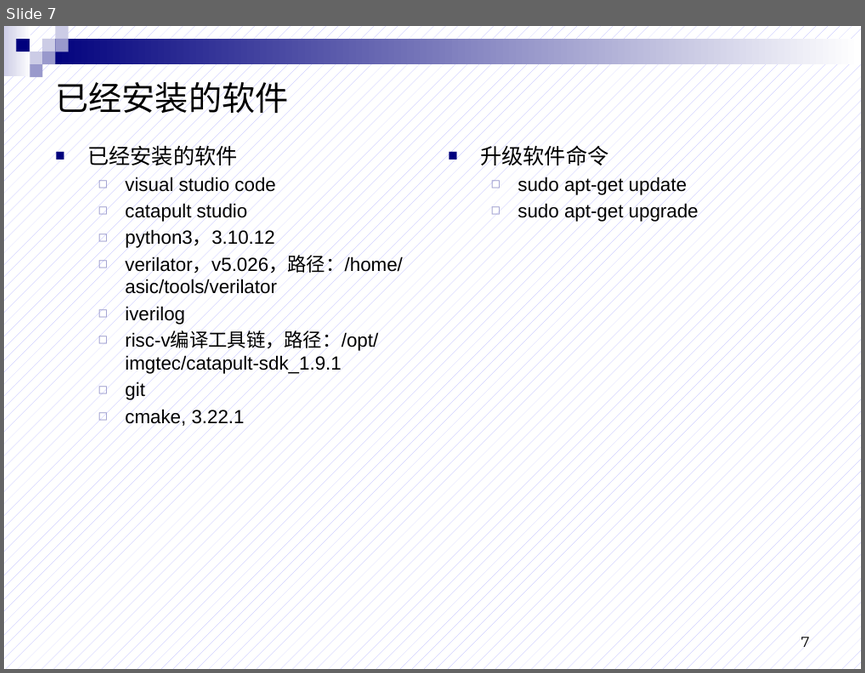
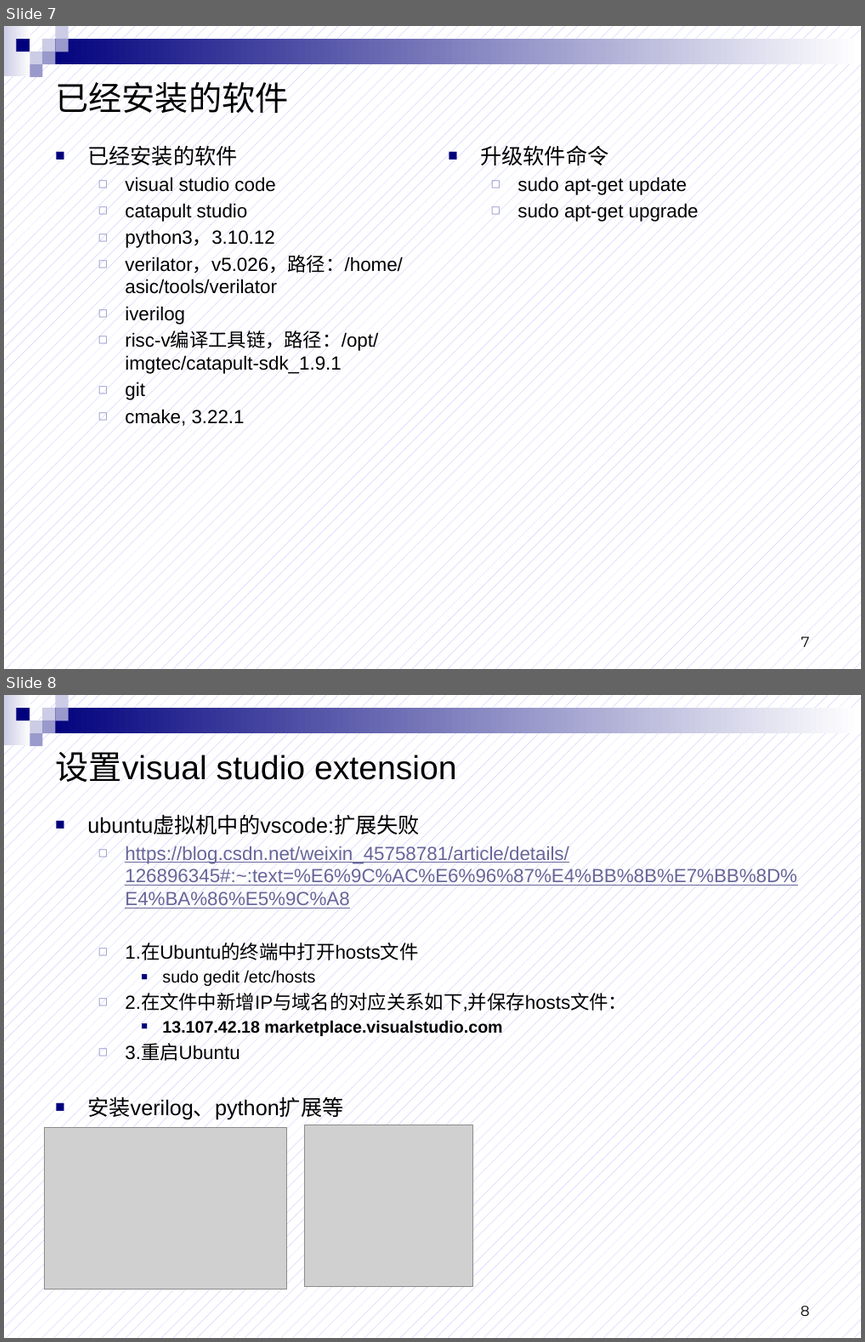
Before and after one commit to beforewind/asic_labs, a slide deck: tutorials/lab0_虚拟机.pptx. Shown one above the other, each under a label of ours: slide 7 before the commit, slides 7 and 8 after it. The pictures are 865x673 and 865x1342 pixels, drawn with LibreOffice and Linux fonts; fonts in the diff are those of the drawing; grey boxes stand for pictures. Boxes give left, top, right and bottom in pixels: in the first picture for what was removed or moved away, otherwise in the second. Text is boxed around its words. In the diff, an @@ line names an element or a change of style, - is before the commit and + after.

```diff
--- a/tutorials/lab0_虚拟机.pptx
+++ b/tutorials/lab0_虚拟机.pptx
@@ slide 8 added at (x1=4, y1=695, x2=861, y2=1338), background pattern #B2B2FF on #FFFFFF; not listed: 9 template elements that a slide beside it also shows @@
@@ title added at (x1=55, y1=752, x2=457, y2=782), 28 pt, text #000000 @@
+设置visual studio extension
@@ text added at (x1=87, y1=815, x2=797, y2=1120), 16 pt, text #000000 @@
+■ ubuntu虚拟机中的vscode:扩展失败
+  ◻ https://blog.csdn.net/weixin_45758781/article/details/126896345#:~:text=%E6%9C%AC%E6%96%87%E4%BB%8B%E7%BB%8D%E4%BA%86%E5%9C%A8
+  ◻ 1.在Ubuntu的终端中打开hosts文件
+    ■ sudo gedit /etc/hosts
+  ◻ 2.在文件中新增IP与域名的对应关系如下,并保存hosts文件：
+    ■ 13.107.42.18 marketplace.visualstudio.com
+  ◻ 3.重启Ubuntu
+■ 安装verilog、python扩展等
@@ picture added at (x1=44, y1=1127, x2=287, y2=1289) @@
@@ picture added at (x1=304, y1=1125, x2=472, y2=1287) @@
@@ page number added at (x1=800, y1=1305, x2=810, y2=1315), 12 pt, text #000000 @@
+8
```
Also in this commit, not shown: 4 other slides added, 12 other files.
